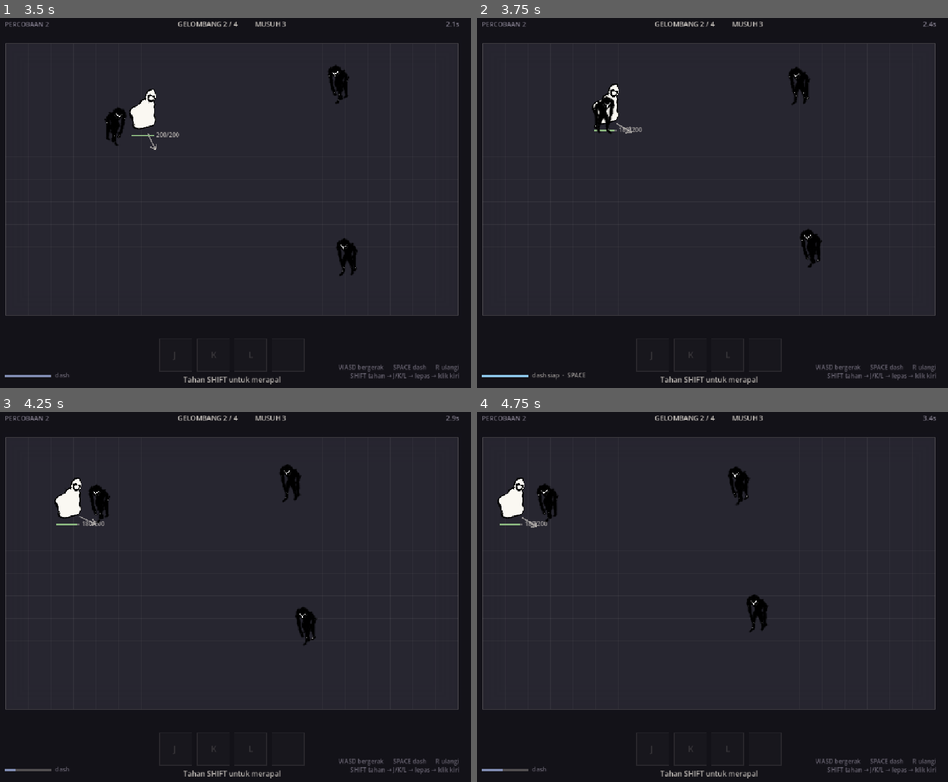
Above: before the commit, frames 1-4 (two rows, left to right).
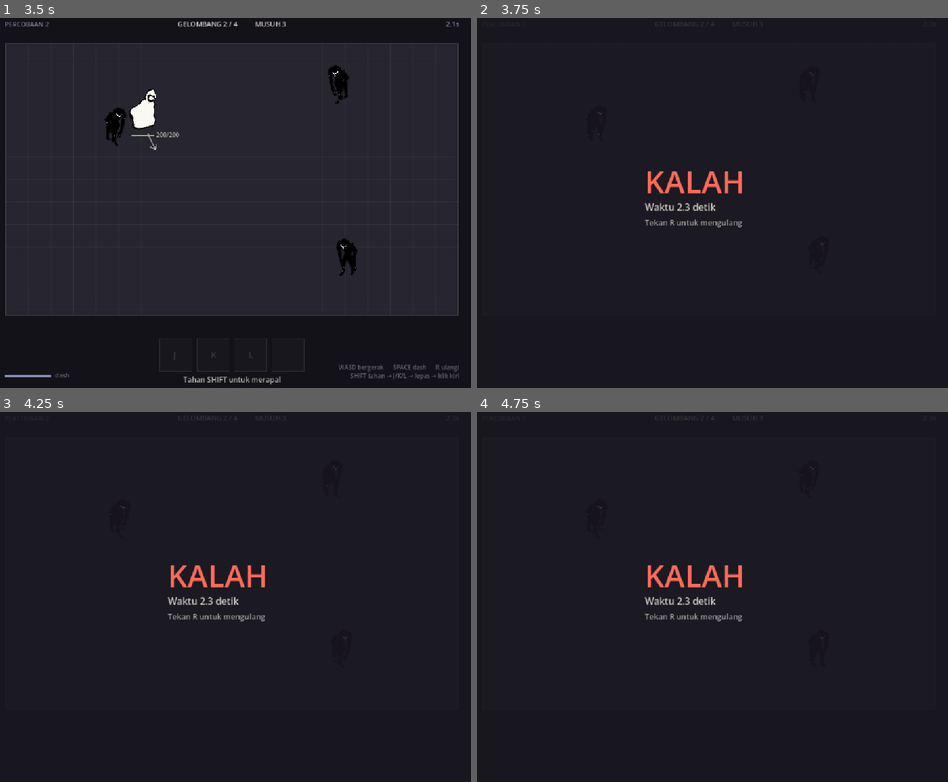
Above: after the commit, the same moments.

Repository: Ahingg/amalgaform
Game: Godot game, scene res://view/main.tscn
The game is run twice, just before and just after one commit, with the same random seed, the same clock (stepped at 60 frames per second) and the same inputs.
Inputs (mouse positions are in pixels of both pictures, inside the frame that each line leads up to):
- Up to frame 1 (3.5 s): tap Enter at 0.5 s; move the mouse to (339, 184) at 0.52 s; hold D 0.53-1.28 s; tap Shift at 0.6 s; click (339, 184) at 0.67 s; tap Space at 0.77, 1.52, 3.02 s; move the mouse to (136, 221) at 1.27 s; hold S 1.28-2.03 s; tap R at 1.35 s; move the mouse to (277, 117) at 2.02 s; hold D 2.03-2.78 s; tap J at 2.1 s; move the mouse to (207, 277) at 2.77 s; hold W from 2.78 s (still down); tap K at 2.85 s; click (207, 277) at 2.92 s
- Up to frame 2 (3.75 s): move the mouse to (853, 258) at 3.52 s; release W at 3.53 s; hold A from 3.53 s (still down); tap L at 3.6 s
- Up to frame 3 (4.25 s): keep holding A; tap Space at 3.77 s
- Up to frame 4 (4.75 s): keep holding A; move the mouse to (566, 537) at 4.27 s; tap Shift at 4.35 s; tap Space at 4.52 s

Frame 1 is identical in both runs. In frame 2, 3.1% of the frame differs, in the area x 1-98%, y 0-100%; in frame 3, 3.3%; in frame 4, 3.3%.

Commit message:
Hit stop jalan: time_scale sekarang punya satu pemilik
Sebelumnya CastSystem dan HitStopSystem sama-sama menulis time_scale. Yang
jalan belakangan selalu ditimpa yang duluan di frame berikutnya, jadi nilai
hit stop ditulis lalu dibuang tiap frame tanpa pernah sampai ke sdelta.

Ditambah dua jebakan lain yang saling menutupi:
- HitStopSystem jalan SETELAH sdelta dihitung, jadi nilainya tidak pernah
  terpakai di frame yang sama.
- HIT_STOP masuk TIMERS, dan TimerSystem jalan dengan waktu yang sudah
  diperlambat — timer 0,05 detik jadi butuh 1 detik nyata, dan selama itu
  waktunya tetap lambat. Hit stop membekukan dirinya sendiri.

Sekarang TimeScaleSystem jadi satu-satunya pemilik. Jalan paling awal dengan
delta ASLI, mulai dari 1.0, lalu tiap sumber perlambatan menariknya turun —
pola yang sama dengan SpeedModifierSystem. CastSystem kembali mengurus antrian
saja dan cuma menyimpan "seberapa lambat seharusnya", tidak lagi memutuskan.

HitStop ditempel ke entity RONDE, bukan ke yang terluka: perlambatan waktu itu
efek sedunia, dan menempelkannya di musuh bikin dua musuh yang kena bersamaan
saling menimpa.

Diverifikasi: time_scale turun ke 0.05 pada frame berikutnya setelah kena, dan
kembali ke 1.0 setelah 0,05 detik nyata.

Co-Authored-By: Claude Opus 5 <noreply@anthropic.com>
Claude-Session: https://claude.ai/code/session_01Qk43F2z5yDt92vTyEtoTz3

Diff:
--- a/challenge-6/project.godot
+++ b/challenge-6/project.godot
@@ -19,7 +19,6 @@
 
 window/size/viewport_width=1120
 window/size/viewport_height=880
-window/dpi/allow_hidpi=true
 window/stretch/mode="canvas_items"
 window/stretch/aspect="expand"
 
--- a/challenge-6/sim/comp.gd
+++ b/challenge-6/sim/comp.gd
@@ -15,6 +15,7 @@
 const ROUND_WAVE := "RoundWave"
 const WON := "Won"
 const RUN_TIME := "RunTime"
+const HIT_STOP := "HitStop"
 
 const LIFETIME := "Lifetime"
 const MACHINE := "Machine"
--- /dev/null
+++ b/challenge-6/sim/components/time_scale.gd
@@ -0,0 +1,6 @@
+class_name TimeScale
+extends Countdown
+var value: float
+
+func _init(p_duration: float = 0.0, p_value: float = 0.0) -> void:
+	value = p_value
--- a/challenge-6/sim/systems/cast_system.gd
+++ b/challenge-6/sim/systems/cast_system.gd
@@ -1,28 +1,27 @@
 class_name CastSystem
 extends RefCounted
 
-# Jalan PALING AWAL dan pake delta ASLI, bukan yang udah dikali time_scale.
-# Kalo open_time ikut melambat, jadi lingkaran umpan balik dan jendela 0.6 detik
-# molor jadi beberapa detik beneran.
-
+# Kerjaannya cuma satu: menjaga antrian rapalan.
+#
+# Dia TIDAK menyentuh time_scale lagi. Dulu iya, dan itu yang bikin hit stop
+# tidak pernah jalan — dua system merasa memiliki time_scale, dan yang satu
+# menimpa yang lain tiap frame.
+#
+# Yang dia simpan sekarang cuma "seberapa lambat SEHARUSNYA dunia karena
+# antrian ini". Yang memutuskan kecepatan dunia sebenarnya cuma
+# TimeScaleSystem.
+#
+# Pakai delta ASLI. Kalau open_time ikut melambat, terbentuk lingkaran umpan
+# balik dan jendela 0,9 detik molor jadi beberapa detik nyata.
 static func process(world: World, delta: float) -> void:
-	var round_ids := world.get_entities_with_comp([Comp.ROUND, Comp.TIME_SCALE])
-	if round_ids.is_empty():
-		return
-
-	var time_scale: Scalar = world.get_component_value(Comp.TIME_SCALE, round_ids[0])
-
-	# Direset sebelum loop, bukan didalemnya. Kalo gaada perapal sama sekali
-	# (player mati pas lagi ngerapal), loopnya ga jalan dan dunianya bakal
-	# lambat selamanya.
-	time_scale.value = 1.0
-
-	# CastQueue sengaja cuma punya player. Musuh yang bisa ngerapal nanti
-	# nempelin CastRelease langsung, ga pake antrian.
 	for e in world.get_entities_with_comp([Comp.CAST_QUEUE]):
 		var queue: Dictionary = world.get_component_value(Comp.CAST_QUEUE, e)
+
 		if not queue["open"]:
+			queue["open_time"] = 0.0
+			queue["scale"] = 1.0
 			continue
+
 		queue["open_time"] = queue.get("open_time", 0.0) + delta
-		time_scale.value = 1.0 - (1.0 - Tuning.SLOW_MIN) \
+		queue["scale"] = 1.0 - (1.0 - Tuning.SLOW_MIN) \
 			* exp(-queue["open_time"] / Tuning.SLOW_TAU)
--- a/challenge-6/sim/systems/damage_system.gd
+++ b/challenge-6/sim/systems/damage_system.gd
@@ -11,8 +11,11 @@
 			var hp: Health = world.get_component_value(Comp.HEALTH, e)
 			var dmg: Damaged = world.get_component_value(Comp.DAMAGED, e)
 			hp.current -= dmg.damage
-			world.attach_component(Comp.INVULNERABLE, e,
-				Countdown.new(Tuning.INVULNERABLE_TIME))
-		# Selalu dicabut, termasuk pas keserap kekebalan. Komponen kejadian
-		# harus dimakan di frame yang sama dia dibuat.
+			world.attach_component(Comp.INVULNERABLE, e, TimeScale.new())
+			# Ditempel ke entity RONDE, bukan ke yang terluka: perlambatan waktu
+			# itu efek sedunia. Menempelkannya di musuh cuma kebetulan bisa
+			# dicari, dan bikin dua musuh yang kena bersamaan saling menimpa.
+			for r in world.get_entities_with_comp([Comp.ROUND]):
+				world.attach_component(Comp.HIT_STOP, r,
+					Countdown.new(Tuning.HIT_STOP_TIME))
 		world.detach_component(Comp.DAMAGED, e)
--- a/challenge-6/sim/systems/sys_manager.gd
+++ b/challenge-6/sim/systems/sys_manager.gd
@@ -5,6 +5,7 @@
 	WaveSystem.process(world, delta)
 	RuntimeSystem.process(world, delta)
 	CastSystem.process(world, delta)
+	TimeScaleSystem.process(world, delta)
 	var sdelta := delta * RoundState.time_scale(world)
 	TimerSystem.process(world, sdelta)
 	#MachineSystem.process(world, sdelta) # untuk sekarang ga kepake, cuma perlu cara kerja doang
--- /dev/null
+++ b/challenge-6/sim/systems/time_scale_system.gd
@@ -0,0 +1,46 @@
+class_name TimeScaleSystem
+extends RefCounted
+
+# SATU-SATUNYA pemilik time_scale.
+#
+# Sebelumnya CastSystem dan HitStopSystem sama-sama menulisnya, dan yang jalan
+# belakangan selalu ditimpa yang duluan di frame berikutnya — jadi hit stop
+# ditulis lalu dibuang, tiap frame, tanpa pernah sampai ke sdelta.
+#
+# Polanya sama dengan SpeedModifierSystem: mulai dari 1.0, lalu tiap sumber
+# perlambatan menariknya turun. Tidak pernah menyimpan hasilnya, selalu
+# menghitung ulang — jadi "tidak ada yang memperlambat" tidak butuh penanganan
+# khusus, loopnya cuma tidak menemukan apa-apa.
+#
+# WAJIB jalan PALING AWAL dan dengan delta ASLI. Apa pun yang mengendalikan
+# waktu tidak boleh ikut diperlambat oleh waktu — kalau HitStop dihitung dengan
+# waktu yang sudah lambat, dia membekukan dirinya sendiri 20x lebih lama.
+
+static func process(world: World, delta: float) -> void:
+	var rounds := world.get_entities_with_comp([Comp.ROUND, Comp.TIME_SCALE])
+	if rounds.is_empty():
+		return
+	var r: int = rounds[0]
+	var scale: Scalar = world.get_component_value(Comp.TIME_SCALE, r)
+
+	var slowest := 1.0
+
+	# --- sumber 1: hit stop. Sesaat, tajam, dipicu kejadian. Dihitung di sini
+	# (bukan di TIMERS) justru karena TIMERS jalan dengan waktu yang sudah
+	# diperlambat, dan hit stop tidak boleh memperlambat dirinya sendiri.
+	if world.entity_have_component(Comp.HIT_STOP, r):
+		var hs: Countdown = world.get_component_value(Comp.HIT_STOP, r)
+		hs.elapsed += delta
+		if hs.elapsed >= hs.duration:
+			world.detach_component(Comp.HIT_STOP, r)
+		else:
+			slowest = minf(slowest, Tuning.HIT_STOP_SCALE)
+
+	# --- sumber 2: antrian rapalan. Berkelanjutan, meluruh, selama ditahan.
+	# Nilainya sudah dihitung CastSystem; di sini cuma dibaca.
+	for e in world.get_entities_with_comp([Comp.CAST_QUEUE]):
+		var q: Dictionary = world.get_component_value(Comp.CAST_QUEUE, e)
+		if q.get("open", false):
+			slowest = minf(slowest, float(q.get("scale", 1.0)))
+
+	scale.value = slowest
--- a/challenge-6/sim/systems/timer_system.gd
+++ b/challenge-6/sim/systems/timer_system.gd
@@ -1,6 +1,9 @@
 class_name TimerSystem
 extends RefCounted
 
+# HIT_STOP sengaja TIDAK di sini: TimerSystem jalan dengan waktu yang sudah
+# diperlambat, dan hit stop harus dihitung dengan waktu asli. TimeScaleSystem
+# yang mengurusnya.
 const TIMERS := [Comp.DELAY, Comp.LIFETIME, Comp.INVULNERABLE, Comp.WET, Comp.KNOCKED, Comp.CASTING, Comp.DASH, Comp.DASH_COOLDOWN]
 
 static func process(world: World, delta: float) -> void:
--- a/challenge-6/sim/tuning.gd
+++ b/challenge-6/sim/tuning.gd
@@ -39,6 +39,12 @@
 #   0.8 = roomier, more forgiving
 const SLOW_MIN := 0.12
 const SLOW_TAU := 0.9
+
+# Hit stop: dunia nyaris membeku sesaat saat sesuatu kena keras. Efek impact
+# terkuat di game aksi 2D, dan nol frame animasi. Kalau terlalu lama, gerakan
+# terasa tersendat; kalau terlalu pendek, tidak terasa sama sekali.
+const HIT_STOP_SCALE := 0.05
+const HIT_STOP_TIME := 0.05
 
 # Time to release a spell, in normal time — this is the cost that makes short
 # chants worth discovering.
--- a/challenge-6/sim/world.gd
+++ b/challenge-6/sim/world.gd
@@ -2,6 +2,7 @@
 extends RefCounted
 
 # component_name: {entity_id: {component_value...}}
+# untuk component a, nanti dia bakal punya entity 1,2,3
 var component_map: Dictionary[String, Dictionary] = {}
 var count: int = 0
 
Not shown, added: challenge-6/sim/components/time_scale.gd.uid
Not shown, added: challenge-6/sim/systems/time_scale_system.gd.uid
